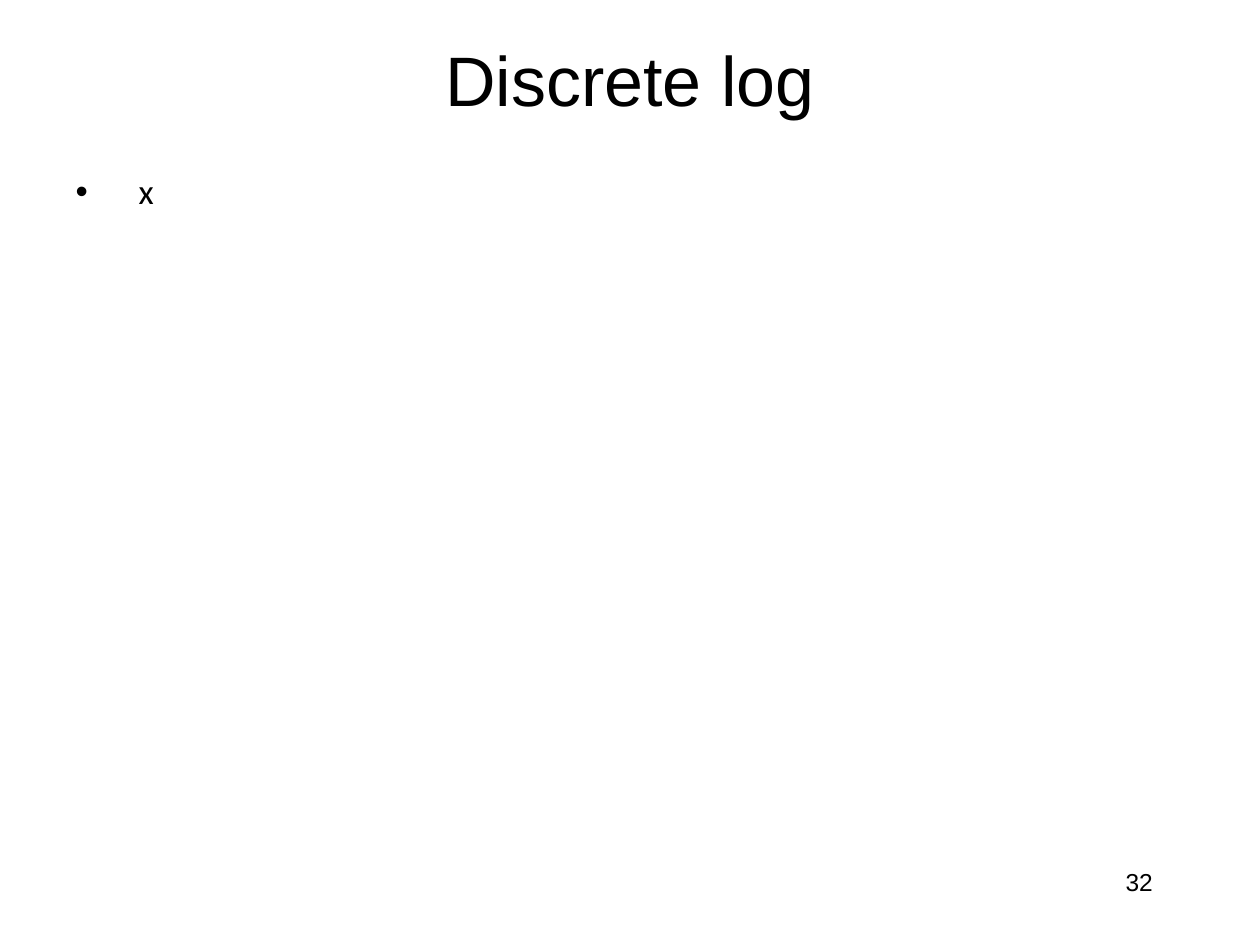
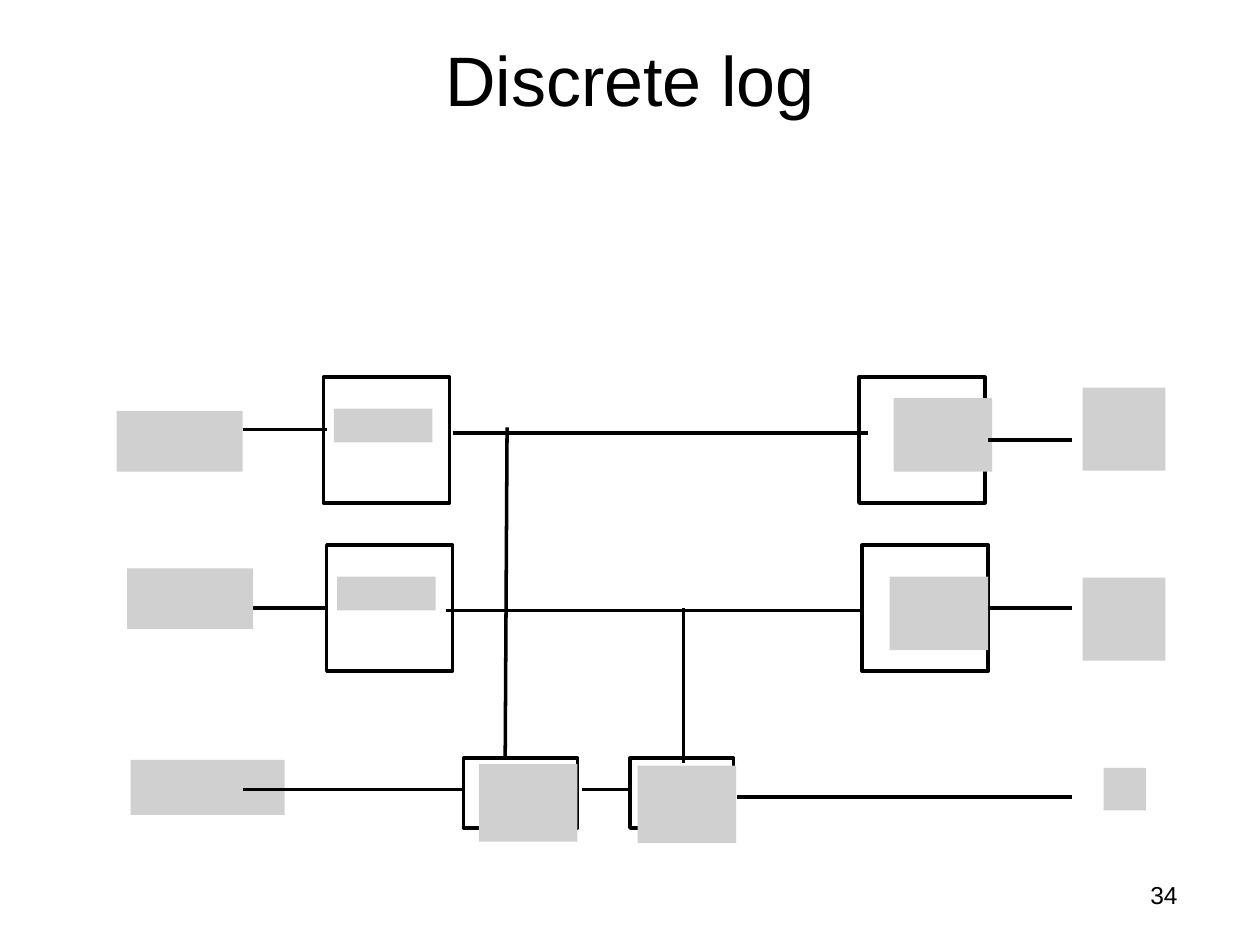
Before and after one commit to jlmucb/class_notes, a slide deck: slide 34 of BerkeleyClass/CS290Spring2013/Lectures/QC.pptx (slide 32 before the commit). Drawn at 1260x945 pixels with LibreOffice and Linux fonts; fonts in the diff are those of the drawing; grey boxes stand for pictures. Boxes give left, top, right and bottom in pixels: in the first picture for what was removed or moved away, otherwise in the second. Text is boxed around its words. In the diff, an @@ line names an element or a change of style, - is before the commit and + after.

```diff
--- a/BerkeleyClass/CS290Spring2013/Lectures/QC.pptx
+++ b/BerkeleyClass/CS290Spring2013/Lectures/QC.pptx
@@ text removed at bbox=[139, 187, 154, 204] @@
-• x
@@ group added at bbox=[117, 377, 1166, 844]: 12 pictures, 11 lines, 6 rectangles @@
@@ page number at bbox=[1150, 887, 1177, 905]: text changed @@
-32
+34
```
Also in this commit, not shown: 5 other slides changed, 3 slides added.
